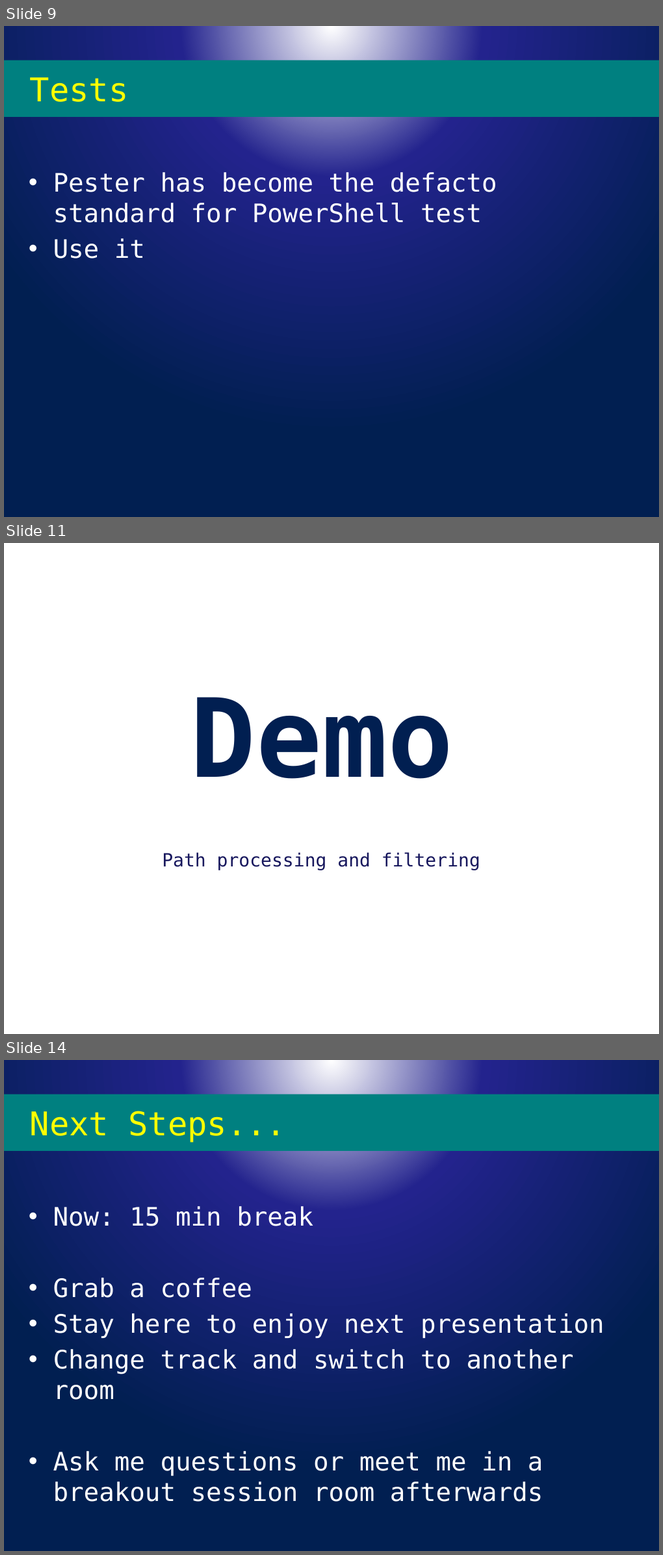
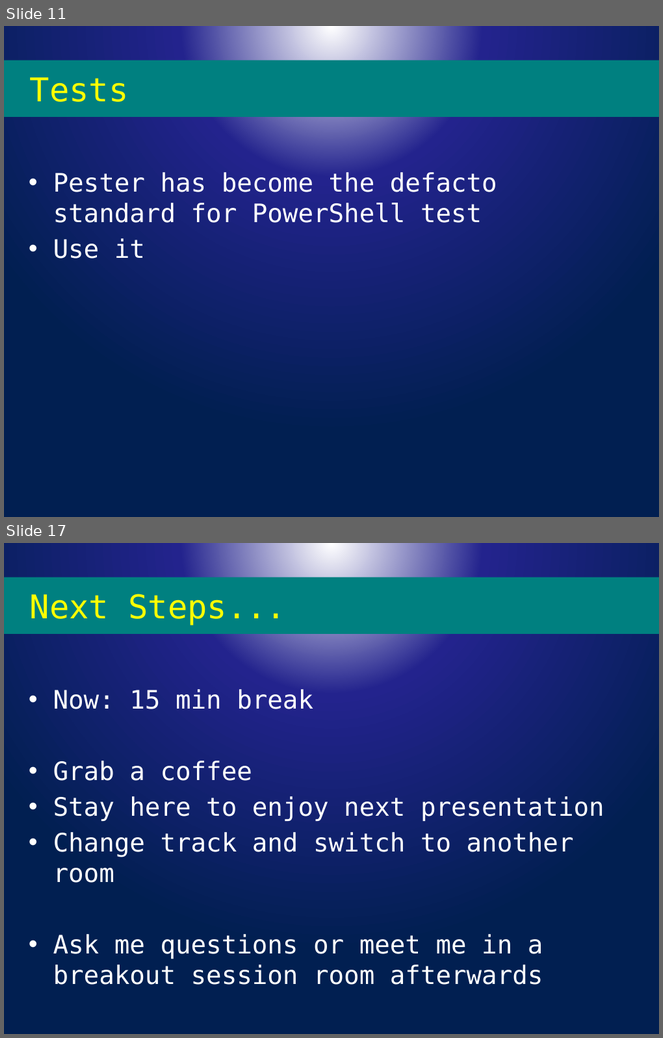
Before and after one commit to powercode/PSConfEU, a slide deck: PSCONFEU_Modules2017.pptx. Shown one above the other, each under a label of ours: slides 9, 11 and 14 before the commit, slides 11 and 17 after it; the slides between them are not shown. The pictures are 663x1555 and 663x1038 pixels, drawn with LibreOffice and Linux fonts; fonts in the diff are those of the drawing; background and template pictures are left out. Boxes give left, top, right and bottom in pixels: in the first picture for what was removed or moved away, otherwise in the second. Text is boxed around its words. In the diff, an @@ line names an element or a change of style, - is before the commit and + after.

```diff
--- a/PSCONFEU_Modules2017.pptx
+++ b/PSCONFEU_Modules2017.pptx
@@ slide 11 removed at [4, 543, 659, 1034], background #FFFFFF @@
@@ title removed at [191, 697, 454, 779] @@
-Demo
@@ text removed at [162, 852, 480, 871] @@
-Path processing and filtering
@@ what was slide 9 is now slide 11 @@
@@ what was slide 14 is now slide 17 @@
```
Also in this commit, not shown: 3 slides changed, 5 slides added, 1 other slide removed, 2 other files.
